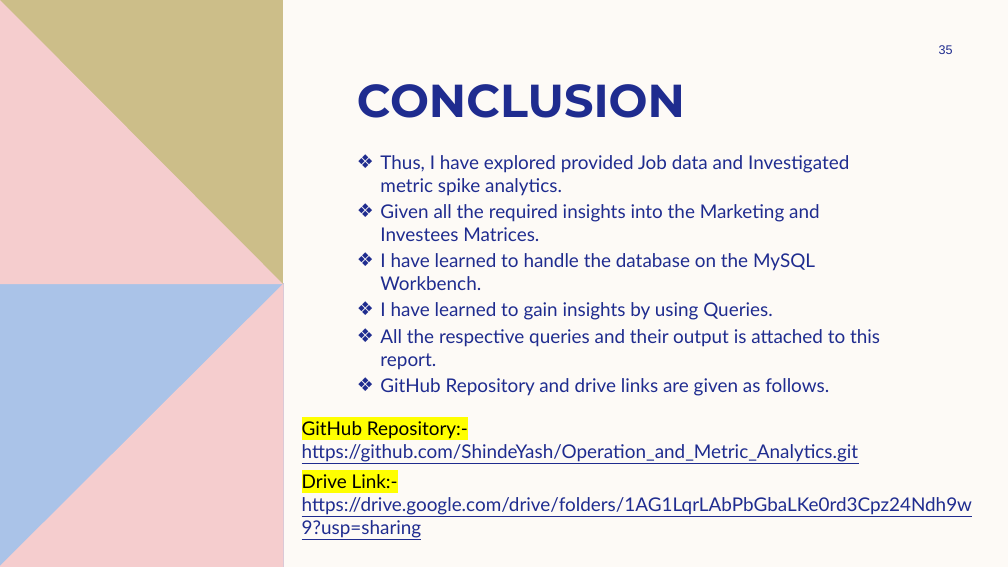
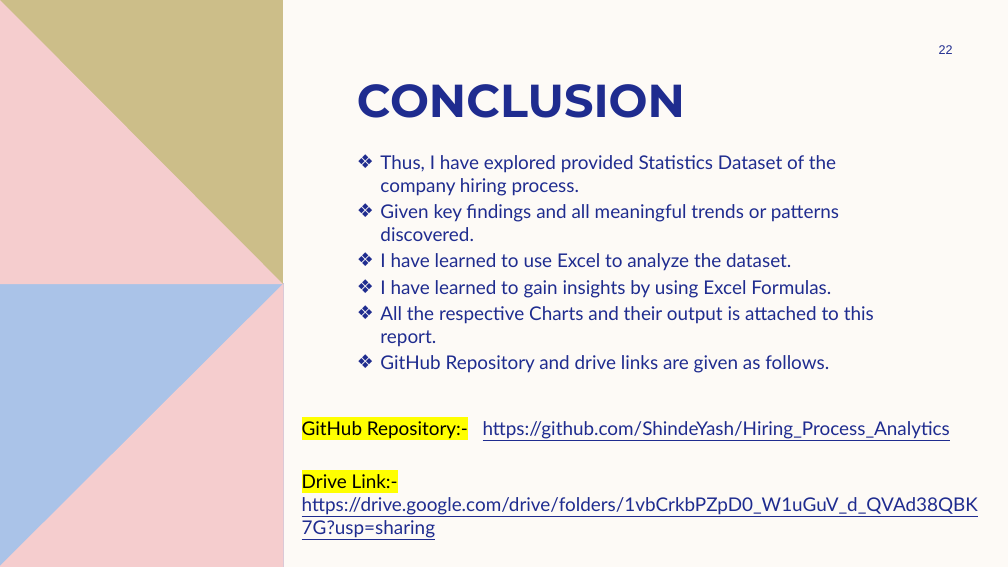
Before and after one commit to ShindeYash/Hiring_Process_Analytics, a slide deck: slide 22 of Report - Hiring_Process_Analytics.pptx (slide 35 before the commit). Drawn at 1008x567 pixels with LibreOffice and Linux fonts; fonts in the diff are those of the drawing. Boxes give left, top, right and bottom in pixels: in the first picture for what was removed or moved away, otherwise in the second. Text is boxed around its words. In the diff, an @@ line names an element or a change of style, - is before the commit and + after.

```diff
--- a/Report - Hiring_Process_Analytics.pptx
+++ b/Report - Hiring_Process_Analytics.pptx
@@ page number at (939, 45, 953, 54): text changed @@
-35
+22
@@ text at (380, 155, 874, 347): text changed @@
-❖ Thus, I have explored provided Job data and Investigated metric spike analytics.
-❖ Given all the required insights into the Marketing and Investees Matrices.
-❖ I have learned to handle the database on the MySQL Workbench.
-❖ I have learned to gain insights by using Queries.
-❖ All the respective queries and their output is attached to this report.
+❖ Thus, I have explored provided Statistics Dataset of the company hiring process.
+❖ Given key findings and all meaningful trends or patterns discovered.
+❖ I have learned to use Excel to analyze the dataset.
+❖ I have learned to gain insights by using Excel Formulas.
+❖ All the respective Charts and their output is attached to this report.
@@ text at (302, 421, 950, 439): text changed @@
-GitHub Repository:- https://github.com/ShindeYash/Operation_and_Metric_Analytics.git
+GitHub Repository:- https://github.com/ShindeYash/Hiring_Process_Analytics
@@ text at (302, 474, 978, 538): text changed @@
-Drive Link:- https://drive.google.com/drive/folders/1AG1LqrLAbPbGbaLKe0rd3Cpz24Ndh9w9?usp=sharing
+Drive Link:- https://drive.google.com/drive/folders/1vbCrkbPZpD0_W1uGuV_d_QVAd38QBK7G?usp=sharing
```
Also in this commit, not shown: 1 other slide changed, 5 slides added, 18 slides removed, 1 other file.
